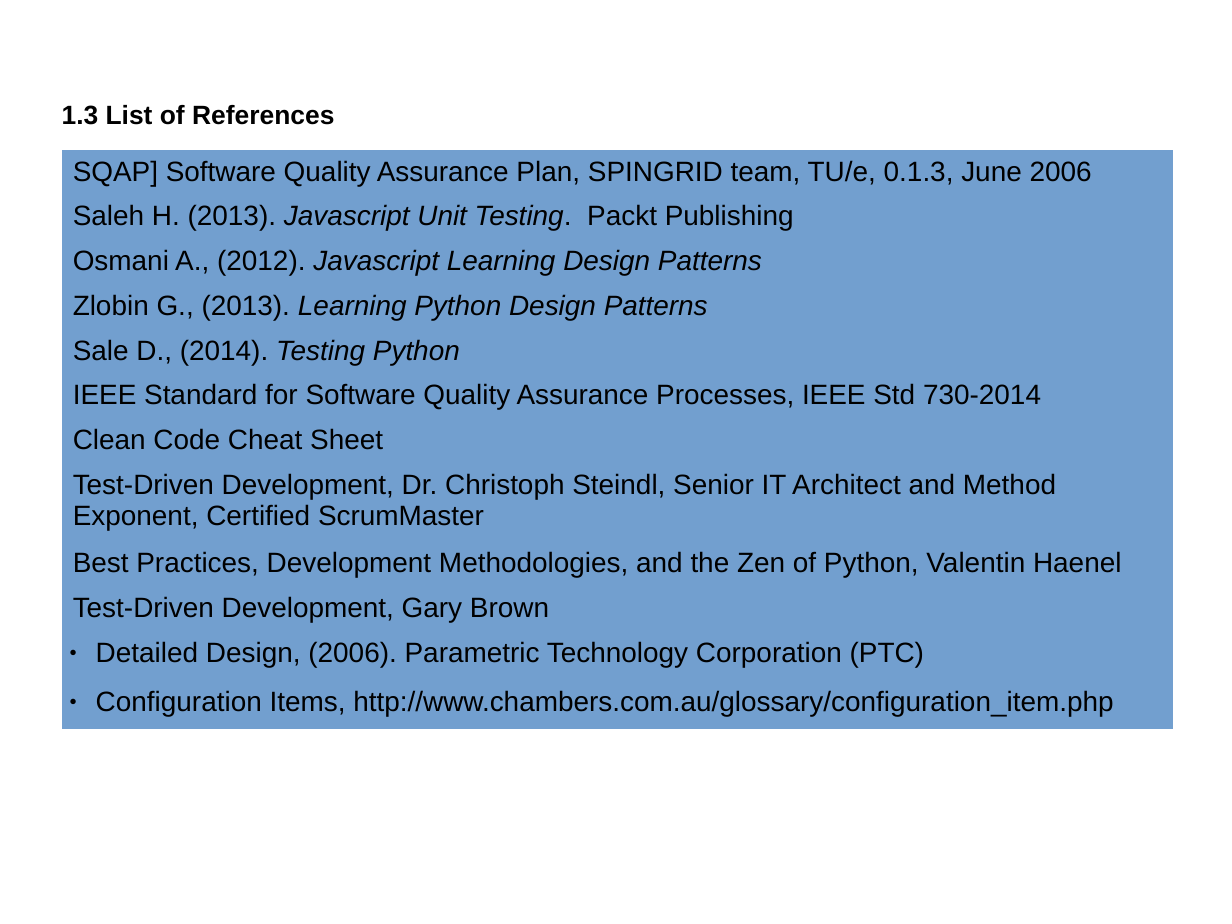
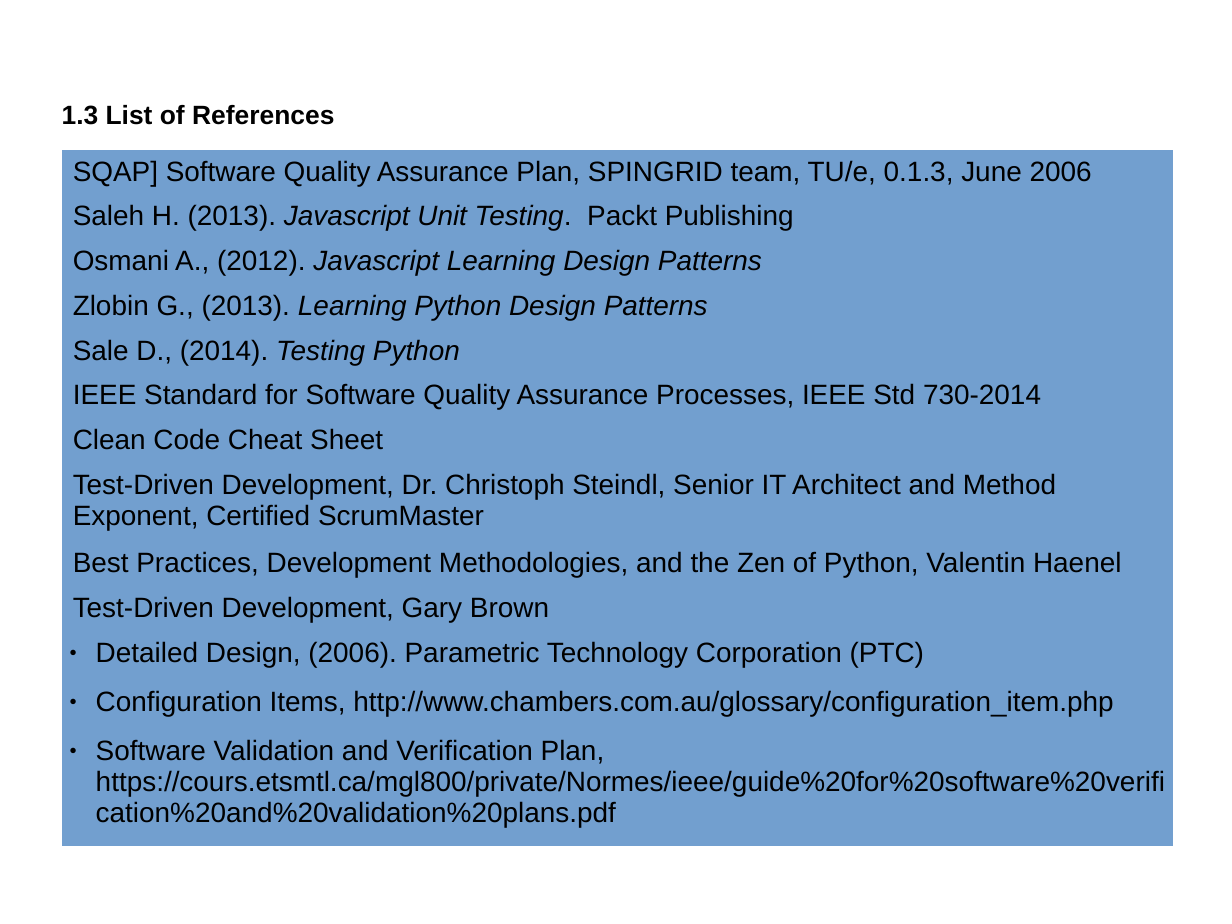
Before and after one commit to catherinemaglasang/e-store-by-scorpio, a slide deck: slide 10 of Presentation/SQAP.odp (slide 9 before the commit). Drawn at 1232x924 pixels with LibreOffice and Linux fonts; fonts in the diff are those of the drawing. Boxes give left, top, right and bottom in pixels: in the first picture for what was removed or moved away, otherwise in the second. Text is boxed around its words. In the diff, an @@ line names an element or a change of style, - is before the commit and + after.

```diff
--- a/Presentation/SQAP.odp
+++ b/Presentation/SQAP.odp
@@ table at (61,150,1174,845) @@
+row 13: Software Validation and Verification Plan, https://cours.etsmtl.ca/mgl800/private/Normes/ieee/guide%20for%20software%20verification%20and%20validation%20plans.pdf
```
Also in this commit, not shown: 3 other slides changed, 3 slides added.
